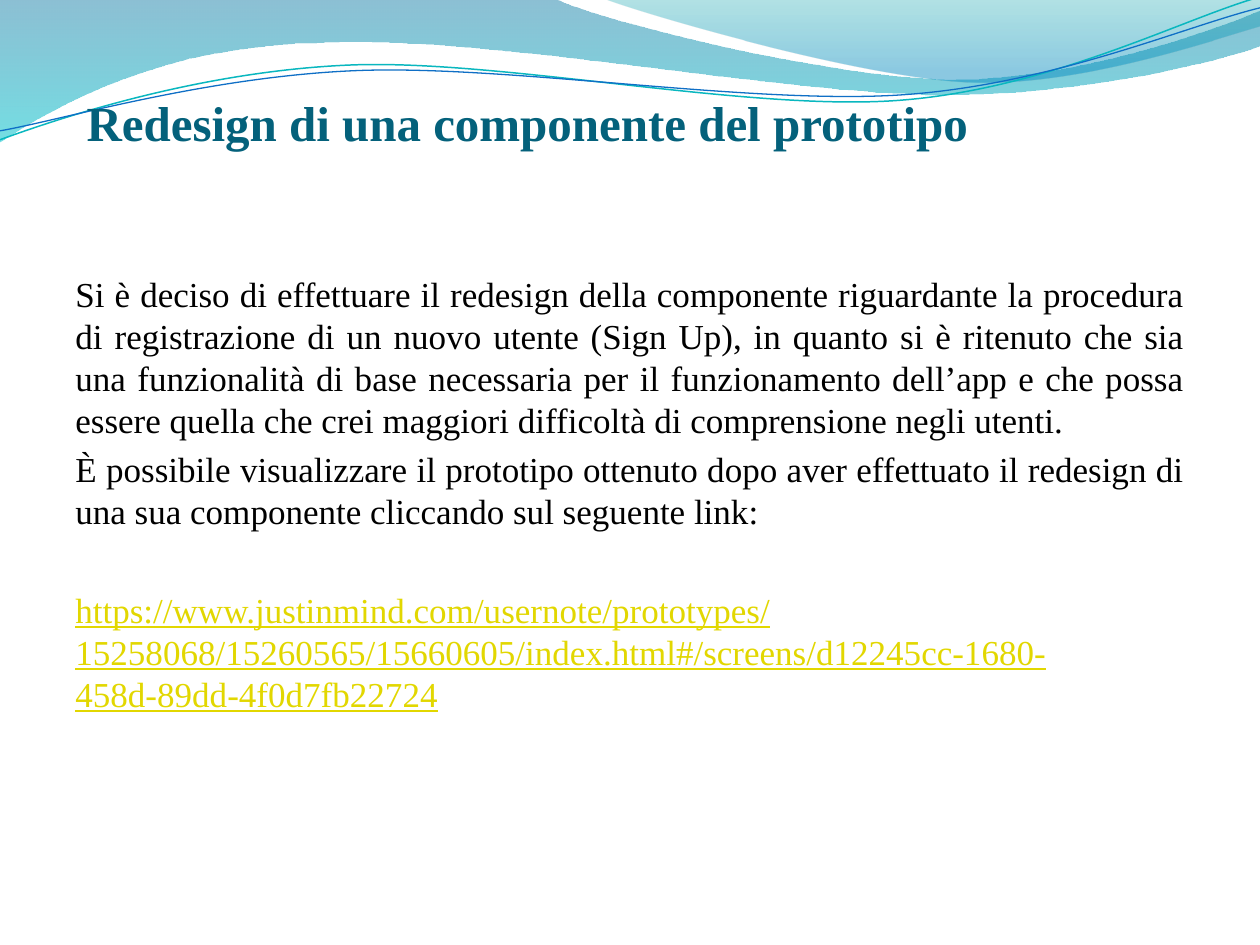
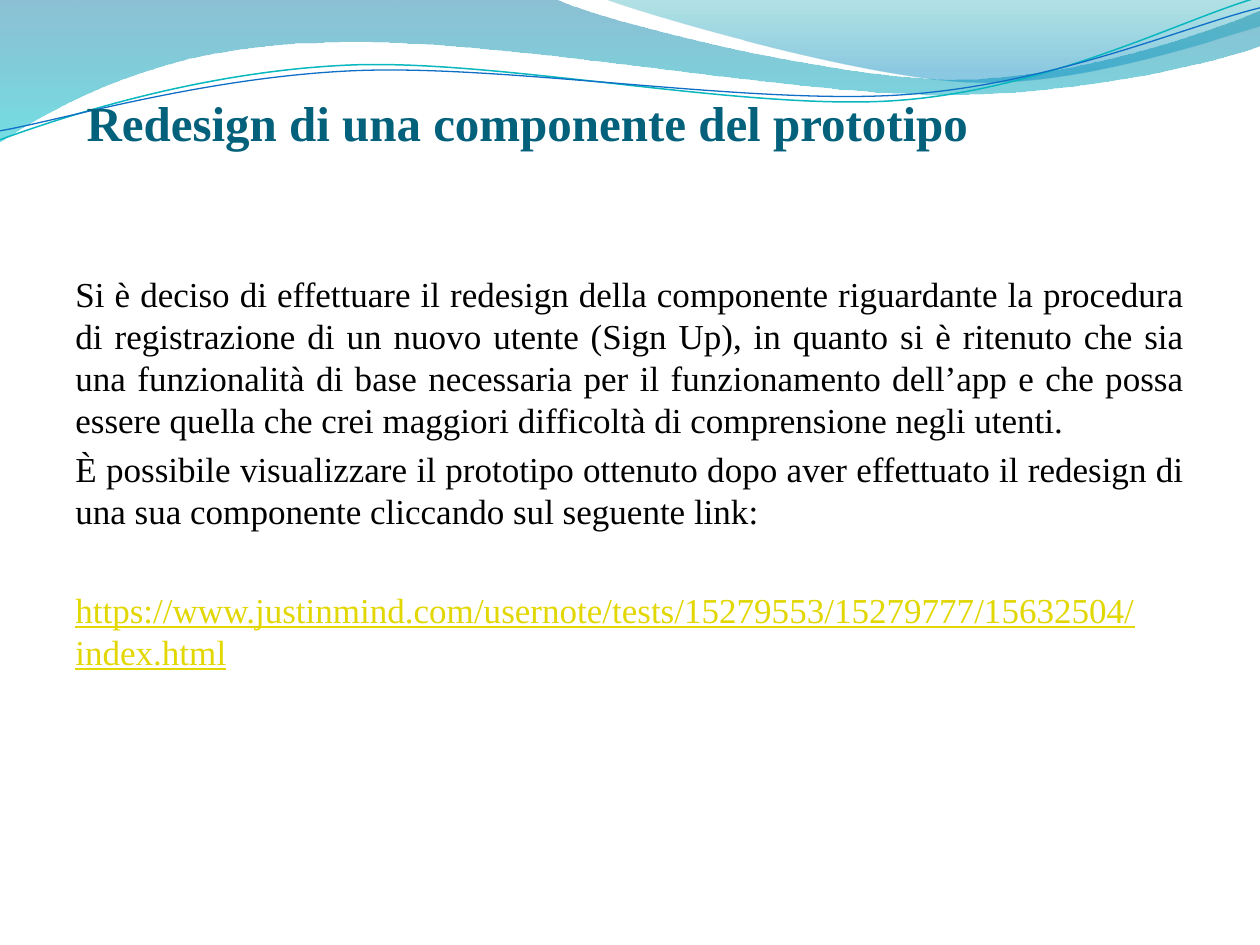
Before and after one commit to giusmastro91/Cognitive-systems, a slide deck: slide 5 of Prova_6_RisultatiValutazione/Leone_Mastrosimone_PresentazioneProgetto.pptx. Drawn at 1260x945 pixels with LibreOffice and Linux fonts; fonts in the diff are those of the drawing; background and template pictures are left out. Boxes give left, top, right and bottom in pixels: in the first picture for what was removed or moved away, otherwise in the second. Text is boxed around its words. In the diff, an @@ line names an element or a change of style, - is before the commit and + after.

```diff
--- a/Prova_6_RisultatiValutazione/Leone_Mastrosimone_PresentazioneProgetto.pptx
+++ b/Prova_6_RisultatiValutazione/Leone_Mastrosimone_PresentazioneProgetto.pptx
@@ text at [75, 598, 1133, 670]: text changed @@
-https://www.justinmind.com/usernote/prototypes/15258068/15260565/15660605/index.html#/screens/d12245cc-1680-458d-89dd-4f0d7fb22724
+https://www.justinmind.com/usernote/tests/15279553/15279777/15632504/index.html
```
Also in this commit, not shown: 1 other slide changed.
